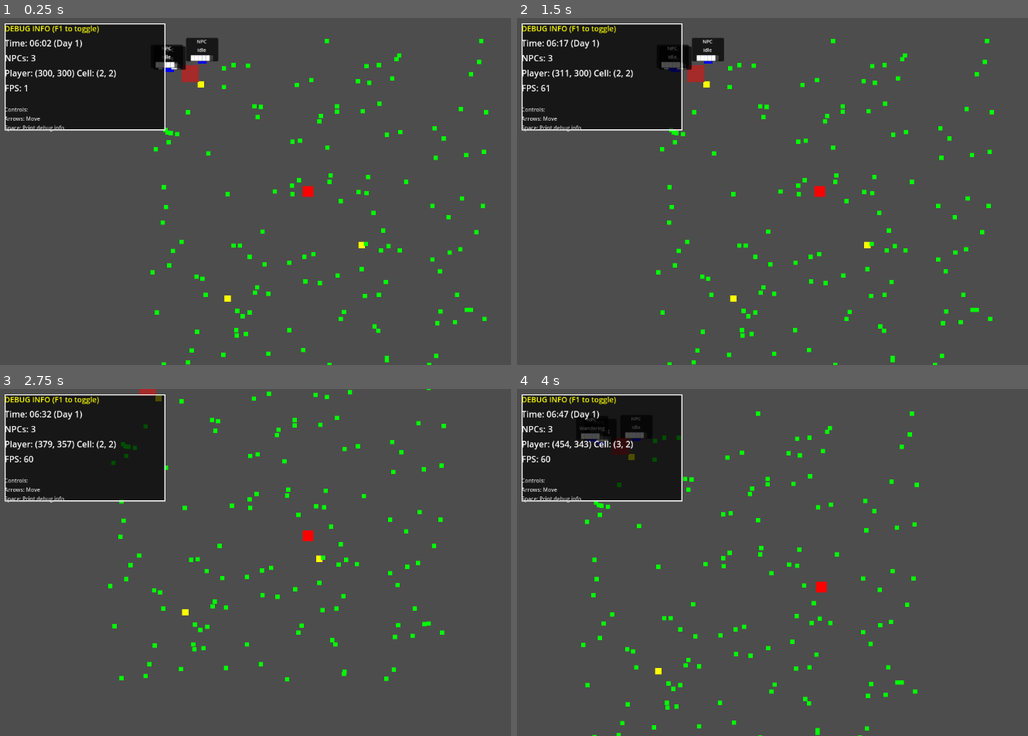
Above: before the commit, frames 1-4 (two rows, left to right).
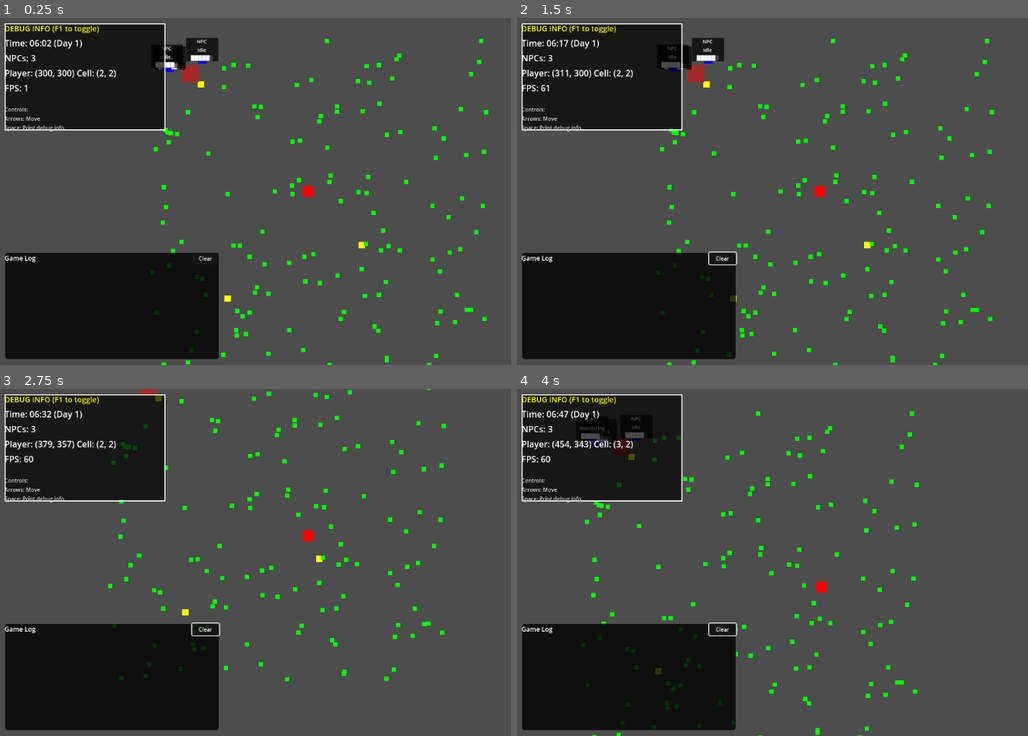
Above: after the commit, the same moments.

Repository: DIM-andy/2dlivingworld
Game: Godot game, scene res://scenes/MainWorld.tscn
Same seed, same stepped clock (60 frames per second), same inputs: the game is played once before the commit and once after it.
Inputs (mouse positions are in pixels of both pictures, inside the frame that each line leads up to):
- Up to frame 1 (0.25 s): no input
- Up to frame 2 (1.5 s): click (721, 257) at 0.5 s, where only the run after the commit has a clickable "Clear"; tap Enter (ui_accept) at 1.25 s; move the mouse to (961, 174) at 1.27 s; hold Right (ui_right) from 1.28 s (still down); tap E at 1.35 s; click (961, 174) at 1.42 s
- Up to frame 3 (2.75 s): tap Enter (ui_accept) at 1.52, 2.27 s; move the mouse to (183, 579) at 2.02 s; release Right (ui_right) at 2.03 s; hold Down (ui_down) from 2.03 s (still down); tap E at 2.1 s; click (183, 579) at 2.17 s
- Up to frame 4 (4 s): move the mouse to (884, 486) at 2.77 s; release Down (ui_down) at 2.78 s; hold Right (ui_right) 2.78-3.53 s; tap E at 2.85, 3.6 s; click (884, 486) at 2.92 s; move the mouse to (792, 631) at 3.52 s; hold Up (ui_up) from 3.53 s (still down); click (792, 631) at 3.67 s; tap Enter (ui_accept) at 3.77 s

The runs differ from the first frame. In frame 1, 13% of the frame differs, in the area x 0-43%, y 67-99%; in frame 2, 13%; in frame 3, 13%; in frame 4, 13%, in the area x 0-44%, y 67-99%.

Commit message:
Game Log
-added message log for NPC dialogue and interactions

Diff:
--- a/project.godot
+++ b/project.godot
@@ -15,6 +15,10 @@
 config/features=PackedStringArray("4.3", "Forward Plus")
 config/icon="res://icon.svg"
 
+[autoload]
+
+GlobalMessageSystem="*res://scripts/GlobalMessageSystem.gd"
+
 [input]
 
 ui_select={
--- a/scripts/GameUI.gd
+++ b/scripts/GameUI.gd
@@ -2,6 +2,7 @@
 class_name GameUI
 
 @onready var debug_panel: DebugPanel
+@onready var message_log: MessageLog
 
 var world_manager: WorldManager
 var time_system: TimeSystem
@@ -10,6 +11,10 @@
 	# Create debug panel
 	debug_panel = DebugPanel.new()
 	add_child(debug_panel)
+
+	# Create message log
+	message_log = MessageLog.new()
+	add_child(message_log)
 
 	# Find world manager and time system
 	call_deferred("setup_connections")
@@ -21,6 +26,9 @@
 			time_system = world_manager.time_system
 			debug_panel.setup(world_manager, time_system)
 
+			# Make the message log globally accessible
+			add_to_group("message_log")
+
 func _process(delta):
 	# Toggle debug panel with F1
 	if Input.is_action_just_pressed("ui_select"):  # F1 key
@@ -30,3 +38,8 @@
 	# This is now handled by individual NPCs
 	# We'll move the label creation to the NPCs themselves
 	pass
+
+# Global helper function to add messages from anywhere in the game
+func add_game_message(text: String, message_type: String = "system"):
+	if message_log:
+		message_log.add_message(text, message_type)
--- /dev/null
+++ b/scripts/GlobalMessageSystem.gd
@@ -0,0 +1,39 @@
+extends Node
+# This should be added as an AutoLoad/Singleton in Project Settings
+
+var message_log: MessageLog
+
+func _ready():
+	# Find the message log when the game starts
+	call_deferred("find_message_log")
+
+func find_message_log():
+	if get_tree().has_group("message_log"):
+		var game_ui = get_tree().get_first_node_in_group("message_log")
+		if game_ui and game_ui.message_log:
+			message_log = game_ui.message_log
+
+# Convenience functions that can be called from anywhere
+func add_message(text: String, message_type: String = "system"):
+	if not message_log:
+		find_message_log()
+
+	if message_log:
+		message_log.add_message(text, message_type)
+	else:
+		print("MessageLog not found: ", text)  # Fallback to console
+
+func add_dialogue(speaker: String, text: String):
+	add_message("%s: %s" % [speaker, text], "dialogue")
+
+func add_pickup(item_name: String):
+	add_message("Picked up %s" % item_name, "pickup")
+
+func add_interaction(text: String):
+	add_message(text, "interaction")
+
+func add_system(text: String):
+	add_message(text, "system")
+
+func add_error(text: String):
+	add_message(text, "error")
--- a/scripts/InteractableNPC.gd
+++ b/scripts/InteractableNPC.gd
@@ -23,7 +23,11 @@
 	if npc_reference:
 		# Cycle through dialogue
 		var dialogue = dialogue_texts[current_dialogue_index % dialogue_texts.size()]
-		print(npc_reference.npc_name + " says: " + dialogue)
+
+		# Use the global message system instead of print
+		if GlobalMessageSystem:
+			GlobalMessageSystem.add_dialogue(npc_reference.npc_name, dialogue)
+
 		current_dialogue_index += 1
 
 		# Make NPC look at player and change state
@@ -32,13 +36,22 @@
 
 func perform_double_press_interaction(player: Node2D):
 	if npc_reference:
-		print(npc_reference.npc_name + " waves back at you!")
+		var message = "%s waves back at you!" % npc_reference.npc_name
+
+		if GlobalMessageSystem:
+			GlobalMessageSystem.add_interaction(message)
+
 		friendship_level += 2
 
 func perform_long_press_interaction(player: Node2D):
-	if npc_reference and friendship_level >= 5:
-		print("You hug " + npc_reference.npc_name + "! They seem happy.")
-		friendship_level += 5
-		npc_reference.social += 20.0
-	else:
-		print(npc_reference.npc_name + " steps back awkwardly. Maybe you should talk more first...")
+	if npc_reference:
+		var message: String
+		if friendship_level >= 5:
+			message = "You hug %s! They seem happy." % npc_reference.npc_name
+			friendship_level += 5
+			npc_reference.social += 20.0
+		else:
+			message = "%s steps back awkwardly. Maybe you should talk more first..." % npc_reference.npc_name
+
+		if GlobalMessageSystem:
+			GlobalMessageSystem.add_interaction(message)
--- a/scripts/InteractionManager.gd
+++ b/scripts/InteractionManager.gd
@@ -11,6 +11,7 @@
 var player: CharacterBody2D
 var current_interactables: Array[Interactable] = []
 var closest_interactable: Interactable = null
+var previous_closest_interactable: Interactable = null
 
 # Input tracking
 var press_start_time: float = 0.0
@@ -80,6 +81,8 @@
 			update_interaction_prompt("Long Press Action!")
 
 func update_nearby_interactables():
+	# Store the previous closest for comparison
+	previous_closest_interactable = closest_interactable
 	current_interactables.clear()
 
 	# Find all interactables in range
@@ -93,7 +96,6 @@
 
 	# Alternative approach: check all nodes in group
 	var all_interactables = get_tree().get_nodes_in_group("interactables")
-	var previous_closest = closest_interactable
 	closest_interactable = null
 	var closest_distance = interaction_range
 
@@ -111,16 +113,18 @@
 				closest_interactable = interactable
 
 	# Update interaction prompts
-	if closest_interactable != previous_closest:
+	if closest_interactable != previous_closest_interactable:
 		update_interaction_prompt()
 
 func update_interaction_prompt(override_text: String = ""):
-	# Clear previous prompts
-	for interactable in current_interactables:
-		interactable.hide_prompt()
+	# Clear ALL previous prompts first
+	var all_interactables = get_tree().get_nodes_in_group("interactables")
+	for interactable in all_interactables:
+		if is_instance_valid(interactable):
+			interactable.hide_prompt()
 
-	# Show prompt for closest interactable
-	if closest_interactable:
+	# Show prompt for closest interactable only
+	if closest_interactable and is_instance_valid(closest_interactable):
 		var prompt_text = override_text
 		if prompt_text.is_empty():
 			prompt_text = get_interaction_prompt_text(closest_interactable)
--- /dev/null
+++ b/scripts/MessageLog.gd
@@ -0,0 +1,232 @@
+extends Panel
+class_name MessageLog
+
+signal message_added(message: String)
+
+@export var max_messages: int = 50
+@export var auto_hide_delay: float = 10.0  # Hide after 10 seconds of no new messages
+@export var fade_duration: float = 0.3
+
+var time_system: TimeSystem
+var messages: Array[Dictionary] = []
+var message_container: VBoxContainer
+var scroll_container: ScrollContainer
+var auto_hide_timer: Timer
+var fade_tween: Tween
+var is_visible_state: bool = true
+
+# Message colors for different types
+var message_colors = {
+	"dialogue": Color.CYAN,
+	"pickup": Color.YELLOW,
+	"system": Color.WHITE,
+	"interaction": Color.LIGHT_GREEN,
+	"error": Color.RED
+}
+
+func _init():
+	# Panel properties
+	size = Vector2(400, 200)
+	position = Vector2(10, 0)  # Will be positioned at bottom-left in _ready()
+
+	# Panel styling
+	var style_box = StyleBoxFlat.new()
+	style_box.bg_color = Color(0, 0, 0, 0.8)  # Semi-transparent black
+	style_box.border_width_left = 1
+	style_box.border_width_right = 1
+	style_box.border_width_top = 1
+	style_box.border_width_bottom = 1
+	style_box.border_color = Color(0.3, 0.3, 0.3, 1.0)
+	style_box.corner_radius_bottom_left = 5
+	style_box.corner_radius_bottom_right = 5
+	style_box.corner_radius_top_left = 5
+	style_box.corner_radius_top_right = 5
+	add_theme_stylebox_override("panel", style_box)
+
+	create_ui_elements()
+	setup_auto_hide()
+
+func _ready():
+	# Position at bottom-left of screen
+	var viewport_size = get_viewport().get_visible_rect().size
+	position = Vector2(10, viewport_size.y - size.y - 10)
+
+	# Find time system
+	call_deferred("find_time_system")
+
+func find_time_system():
+	if get_tree().has_group("world_manager"):
+		var world_manager = get_tree().get_first_node_in_group("world_manager")
+		if world_manager:
+			time_system = world_manager.time_system
+
+func create_ui_elements():
+	var vbox = VBoxContainer.new()
+	vbox.set_anchors_and_offsets_preset(Control.PRESET_FULL_RECT)
+	vbox.add_theme_constant_override("separation", 2)
+	add_child(vbox)
+
+	# Title bar
+	var title_bar = HBoxContainer.new()
+	vbox.add_child(title_bar)
+
+	var title = Label.new()
+	title.text = "Game Log"
+	title.add_theme_font_size_override("font_size", 12)
+	title.add_theme_color_override("font_color", Color.WHITE)
+	title_bar.add_child(title)
+
+	# Add spacer
+	var spacer = Control.new()
+	spacer.size_flags_horizontal = Control.SIZE_EXPAND_FILL
+	title_bar.add_child(spacer)
+
+	# Clear button
+	var clear_button = Button.new()
+	clear_button.text = "Clear"
+	clear_button.add_theme_font_size_override("font_size", 10)
+	clear_button.custom_minimum_size = Vector2(50, 20)
+	clear_button.pressed.connect(clear_messages)
+	title_bar.add_child(clear_button)
+
+	# Scroll container for messages
+	scroll_container = ScrollContainer.new()
+	scroll_container.size_flags_vertical = Control.SIZE_EXPAND_FILL
+	scroll_container.horizontal_scroll_mode = ScrollContainer.SCROLL_MODE_DISABLED
+	scroll_container.vertical_scroll_mode = ScrollContainer.SCROLL_MODE_AUTO
+	vbox.add_child(scroll_container)
+
+	# Message container
+	message_container = VBoxContainer.new()
+	message_container.size_flags_horizontal = Control.SIZE_EXPAND_FILL
+	message_container.add_theme_constant_override("separation", 1)
+	scroll_container.add_child(message_container)
+
+func setup_auto_hide():
+	auto_hide_timer = Timer.new()
+	auto_hide_timer.wait_time = auto_hide_delay
+	auto_hide_timer.one_shot = true
+	auto_hide_timer.timeout.connect(_on_auto_hide_timeout)
+	add_child(auto_hide_timer)
+
+func add_message(text: String, message_type: String = "system"):
+	var timestamp = get_timestamp()
+	var message_data = {
+		"text": text,
+		"type": message_type,
+		"timestamp": timestamp,
+		"full_message": "[%s] %s" % [timestamp, text]
+	}
+
+	messages.append(message_data)
+
+	# Remove old messages if we exceed max
+	while messages.size() > max_messages:
+		messages.pop_front()
+		if message_container.get_child_count() > 0:
+			message_container.get_child(0).queue_free()
+
+	create_message_label(message_data)
+
+	# Show the panel and reset auto-hide timer
+	show_panel()
+	auto_hide_timer.start()
+
+	message_added.emit(text)
+
+func create_message_label(message_data: Dictionary):
+	var label = RichTextLabel.new()
+	label.bbcode_enabled = true
+	label.fit_content = true
+	label.scroll_active = false
+	label.custom_minimum_size.y = 20
+	label.size_flags_horizontal = Control.SIZE_EXPAND_FILL
+
+	# Set the message color based on type
+	var color = message_colors.get(message_data.type, Color.WHITE)
+	var color_hex = color.to_html()
+
+	# Format the message with color and timestamp
+	var formatted_message = "[color=%s][color=gray][%s][/color] %s[/color]" % [
+		color_hex,
+		message_data.timestamp,
+		message_data.text
+	]
+	label.text = formatted_message
+
+	message_container.add_child(label)
+
+	# Auto-scroll to bottom - wait longer for layout to update
+	call_deferred("_wait_and_scroll")
+
+func _wait_and_scroll():
+	# Wait for the layout to update, then scroll
+	await get_tree().process_frame
+	await get_tree().process_frame  # Extra frame to be sure
+	scroll_to_bottom()
+
+func scroll_to_bottom():
+	if scroll_container:
+		# Force a layout update first
+		scroll_container.queue_redraw()
+		# Set to maximum value
+		var vscroll = scroll_container.get_v_scroll_bar()
+		if vscroll:
+			scroll_container.scroll_vertical = int(vscroll.max_value)
+
+func get_timestamp() -> String:
+	if time_system:
+		return time_system.get_time_of_day()
+	else:
+		# Fallback to real time if game time isn't available
+		var time_dict = Time.get_time_dict_from_system()
+		return "%02d:%02d" % [time_dict.hour, time_dict.minute]
+
+func clear_messages():
+	messages.clear()
+	for child in message_container.get_children():
+		child.queue_free()
+
+func show_panel():
+	if not is_visible_state:
+		is_visible_state = true
+		if fade_tween:
+			fade_tween.kill()
+		fade_tween = create_tween()
+		fade_tween.tween_property(self, "modulate:a", 1.0, fade_duration)
+
+func hide_panel():
+	if is_visible_state:
+		is_visible_state = false
+		if fade_tween:
+			fade_tween.kill()
+		fade_tween = create_tween()
+		fade_tween.tween_property(self, "modulate:a", 0.3, fade_duration)
+
+func _on_auto_hide_timeout():
+	hide_panel()
+
+# Convenience methods for different message types
+func add_dialogue(speaker: String, text: String):
+	add_message("%s: %s" % [speaker, text], "dialogue")
+
+func add_pickup(item_name: String):
+	add_message("Picked up %s" % item_name, "pickup")
+
+func add_interaction(text: String):
+	add_message(text, "interaction")
+
+func add_system(text: String):
+	add_message(text, "system")
+
+func add_error(text: String):
+	add_message(text, "error")
+
+# Handle mouse interaction to show/hide
+func _gui_input(event):
+	if event is InputEventMouseButton:
+		if event.button_index == MOUSE_BUTTON_LEFT and event.pressed:
+			# Toggle visibility when clicked
+			if is_visible_state and modulate.a < 0.5:
+				show_panel()
+			auto_hide_timer.start()  # Reset the auto-hide timer
--- a/scripts/NPC.gd
+++ b/scripts/NPC.gd
@@ -207,7 +207,8 @@
 		)
 
 func interact_with_player(player: Node2D):
-	print(npc_name + " says: Hello there!")
+	if GlobalMessageSystem:
+		GlobalMessageSystem.add_dialogue(npc_name, "Hello there!")
 	change_state(AIState.INTERACTING)
 	social += 10.0
 	social = min(100.0, social)
--- a/scripts/PickupItem.gd
+++ b/scripts/PickupItem.gd
@@ -27,12 +27,19 @@
 	add_child(collision)
 
 func perform_standard_interaction(player: Node2D):
-	print("Picked up " + item_name + "!")
+	# Use the global message system instead of print
+	if GlobalMessageSystem:
+		GlobalMessageSystem.add_pickup(item_name)
+
 	# Add to player inventory (implement inventory system later)
 	queue_free()  # Remove from world
 
 func perform_long_press_interaction(player: Node2D):
 	if can_be_thrown:
-		print("You throw the " + item_name + "!")
+		var message = "You throw the %s!" % item_name
+
+		if GlobalMessageSystem:
+			GlobalMessageSystem.add_interaction(message)
+
 		# Implement throwing logic
 		queue_free()
